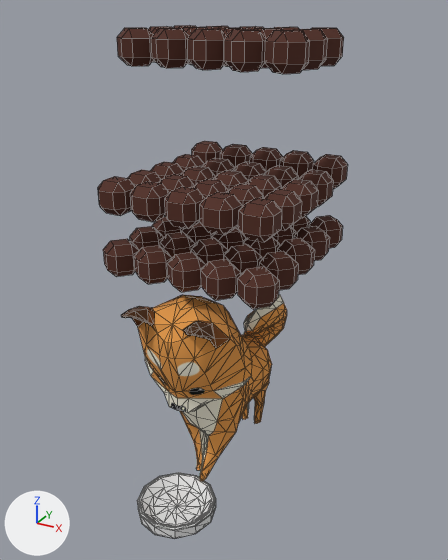
Renders of the OBJ model ChiBaApp/app/src/main/assets/models/emptyBowl/emptyBowl_frame31.obj from each side of a commit.
Rendered twice from a 50 mm lens placed at (8.92, -16.61, 15.02), pointed at (0.17, -0.7, 7.07). The axes (+X, +Y, +Z) are drawn at lower left. The lights are the same throughout. Mesh edges are drawn as thin lines. Where no turn or scale is listed for an object, it has been applied to the vertices.

The first picture shows 'emptyBowl_frame31'.
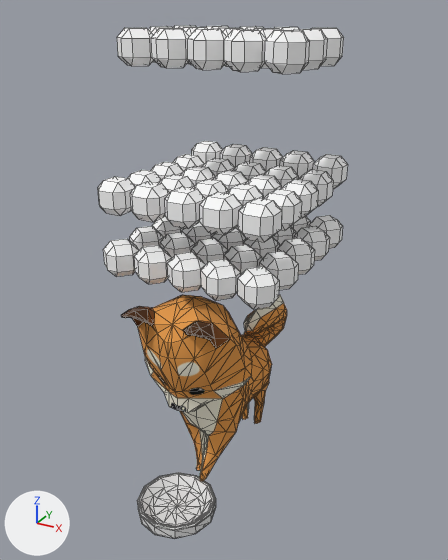
Location of each change, [x1, y1, x2, y2] in pixels of the pictures (448 x 560 px):
```json
{"object": "emptyBowl_frame31", "change": "recoloured", "before": [98, 25, 348, 327], "after": [98, 25, 348, 327], "on screen": "brown to white"}
```

Edits to the scene script, one JSON object a line:
```json
{"op": "set", "path": "mat_fressnapffull_phong2sg.base_color", "old": "(0.08, 0.02, 0.01)", "new": "(1.0, 1.0, 1.0)", "note": "brown #502719 -> white #ffffff"}
```
